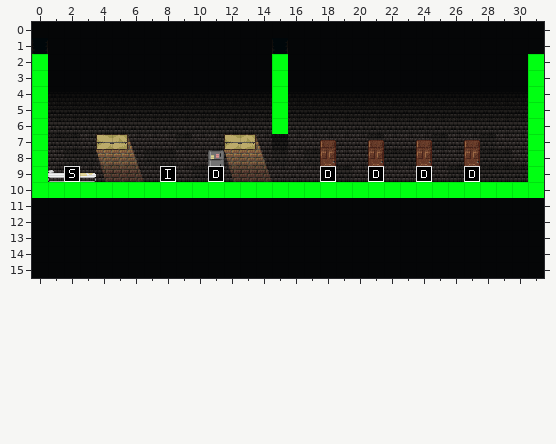
Tiled map: src/assets/maps/hub3.tmx. The first picture shows the starting point.
Cells are 16x16 px. Shown: x 0..31, y 0..15.
And afterwards:
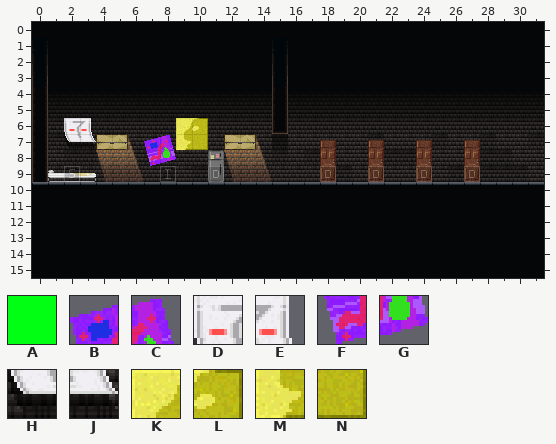
Key: from "tilesheet": A 15, B 64, C 65, D 66, E 67, F 80, G 81, H 82, J 83, K 96, L 97, M 112, N 113.
_ is an empty cell.
See-through tiles are keyed as they look on the map.
The edit:
{"change": "layer \"object\" opacity 100% -> 20%"}
{"where": "layer \"mainground\""}
{"y":6,"x":2,"old":"__","new":"DE"}
{"y":6,"x":9,"old":"__","new":"KL"}
{"y":7,"x":2,"old":"__","new":"HJ"}
{"y":7,"x":7,"old":"____","new":"BCMN"}
{"y":8,"x":7,"old":"__","new":"FG"}
{"where": "layer \"collision\" (now hidden)"}
{"y":2,"x":0,"old":"A","new":"_"}
{"y":2,"x":15,"old":"A","new":"_"}
{"y":2,"x":31,"old":"A","new":"_"}
{"y":3,"x":0,"old":"A","new":"_"}
{"y":3,"x":15,"old":"A","new":"_"}
{"y":3,"x":31,"old":"A","new":"_"}
{"y":4,"x":0,"old":"A","new":"_"}
{"y":4,"x":15,"old":"A","new":"_"}
{"y":4,"x":31,"old":"A","new":"_"}
{"y":5,"x":0,"old":"A","new":"_"}
{"y":5,"x":15,"old":"A","new":"_"}
{"y":5,"x":31,"old":"A","new":"_"}
{"y":6,"x":0,"old":"A","new":"_"}
{"y":6,"x":15,"old":"A","new":"_"}
{"y":6,"x":31,"old":"A","new":"_"}
{"y":7,"x":0,"old":"A","new":"_"}
{"y":7,"x":31,"old":"A","new":"_"}
{"y":8,"x":0,"old":"A","new":"_"}
{"y":8,"x":31,"old":"A","new":"_"}
{"y":9,"x":0,"old":"A","new":"_"}
{"y":9,"x":31,"old":"A","new":"_"}
{"y":10,"x":0,"old":"AAAAAAAAAAAAAAAAAAAAAAAAAAAAAAAA","new":"________________________________"}
